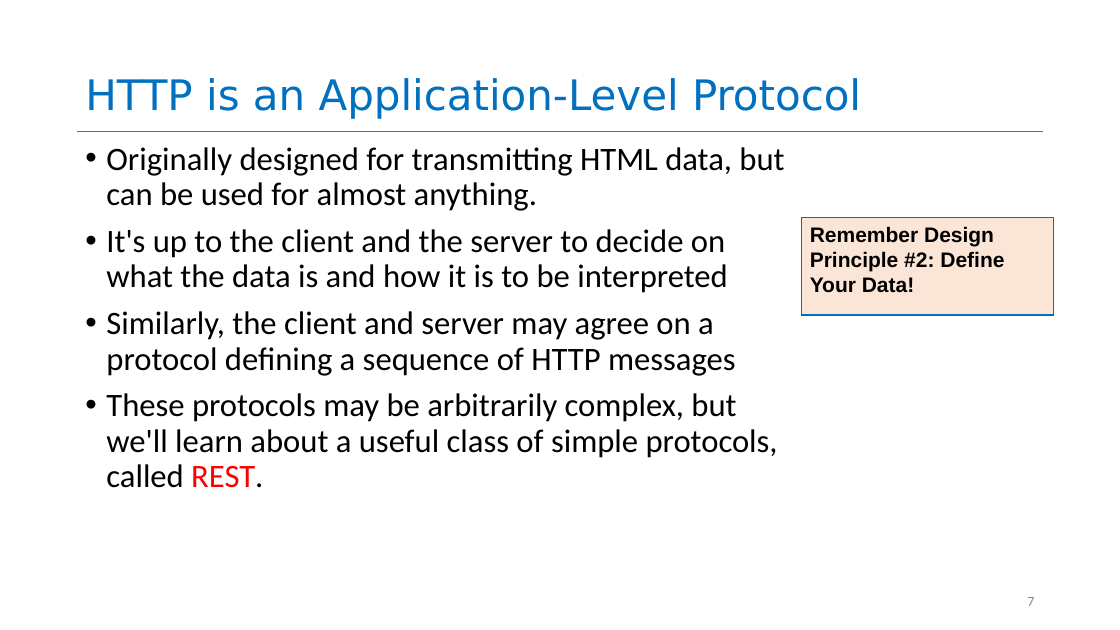
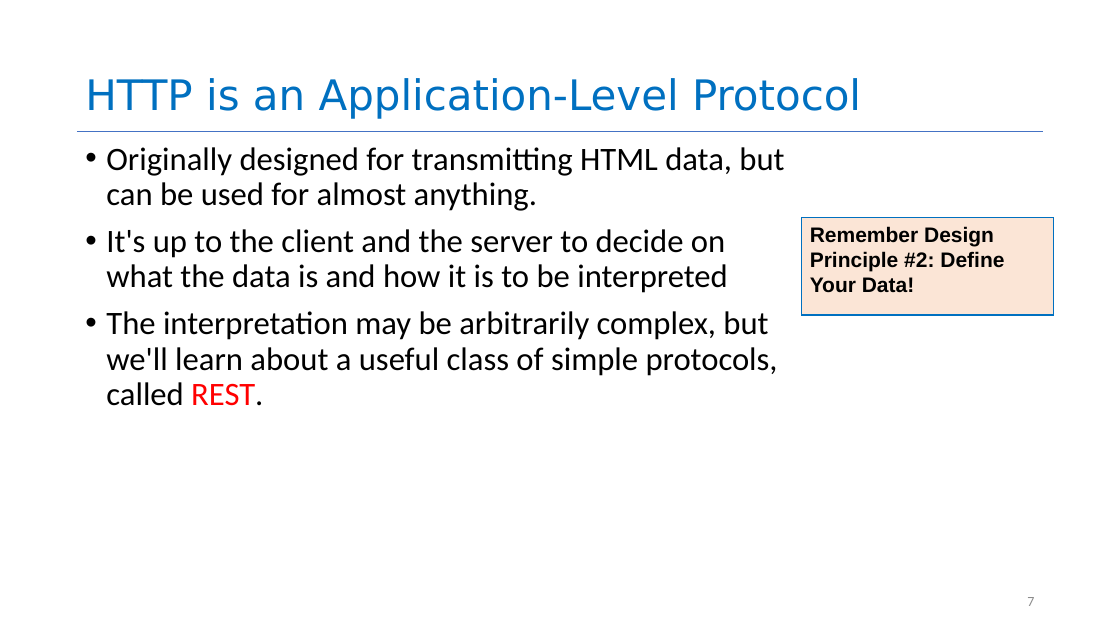
Before and after one commit to neu-se/CS4530-CS5500-Spring-2021, a slide deck: slide 7 of Slides/Lesson 3.2 HTTP Basics.pptx. Drawn at 1120x630 pixels with LibreOffice and Linux fonts; fonts in the diff are those of the drawing. Boxes give left, top, right and bottom in pixels: in the first picture for what was removed or moved away, otherwise in the second. Text is boxed around its words. In the diff, an @@ line names an element or a change of style, - is before the commit and + after.

```diff
--- a/Slides/Lesson 3.2 HTTP Basics.pptx
+++ b/Slides/Lesson 3.2 HTTP Basics.pptx
@@ text at <box>106,311,778,406</box>: text changed @@
-• Similarly, the client and server may agree on a protocol defining a sequence of HTTP messages
-• These protocols may be arbitrarily complex, but we'll learn about a useful class of simple protocols, called REST.
+• The interpretation may be arbitrarily complex, but we'll learn about a useful class of simple protocols, called REST.
```
Also in this commit, not shown: 8 other slides changed, 1 other file.
